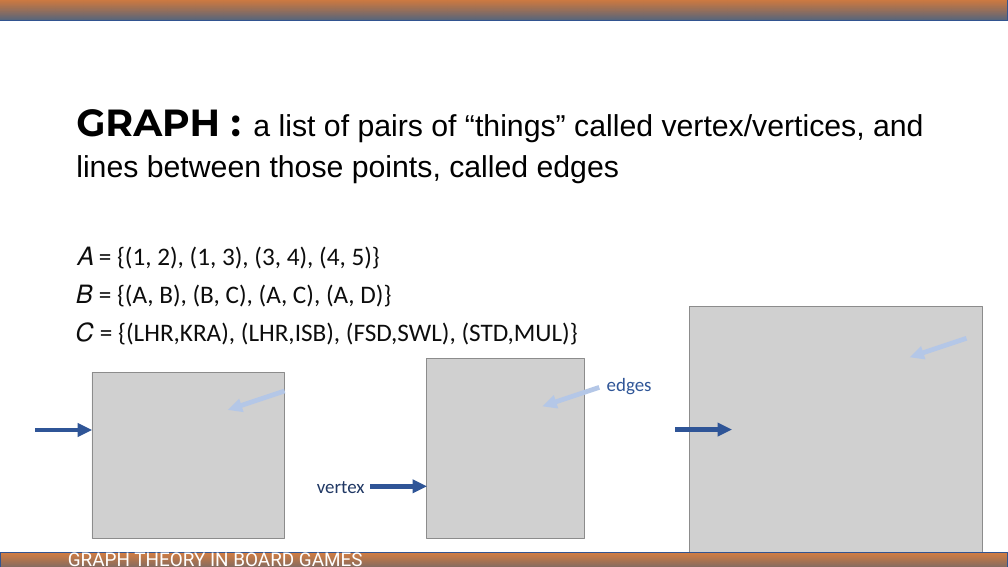
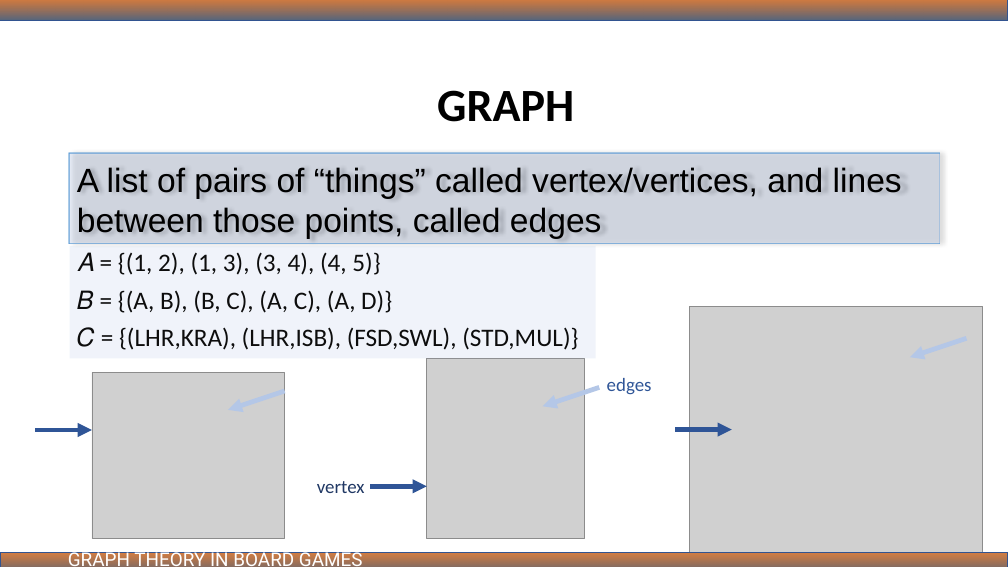
Before and after one commit to ibmbt/group5_graphtheory, a slide deck: slide 3 of group5_graphtheory.pptx. Drawn at 1008x567 pixels with LibreOffice and Linux fonts; fonts in the diff are those of the drawing; grey boxes stand for pictures. Boxes give left, top, right and bottom in pixels: in the first picture for what was removed or moved away, otherwise in the second. Text is boxed around its words. In the diff, an @@ line names an element or a change of style, - is before the commit and + after.

Commit message:
Update group5_graphtheory.pptx
Edited and added slides

```diff
--- a/group5_graphtheory.pptx
+++ b/group5_graphtheory.pptx
@@ text added at (437,90,574,122), 44 pt, text #000000, bold @@
+GRAPH
@@ title "A list of pairs of ...": place and size @@
-title "A list of pairs of ..." at (76,109,923,183)
+title "A list of pairs of ..." at (70,154,939,243)
@@ title "A list of pairs of ..." at (70,154,939,243): fill none to #B4C7E7 at 31% opacity; outline none to #5B9BD5 1 pt; shadow on @@
@@ title at (77,167,902,239): text changed; size 28.8 to 32 pt @@
-GRAPH : a list of pairs of “things” called vertex/vertices, and lines between those points, called edges
+A list of pairs of “things” called vertex/vertices, and lines between those points, called edges
@@ text "𝐴 = {(1, 2), (1, ...": place and size @@
-text "𝐴 = {(1, 2), (1, ..." at (76,246,578,345)
+text "𝐴 = {(1, 2), (1, ..." at (70,246,596,358)
@@ text "𝐴 = {(1, 2), (1, ..." at (70,246,596,358): fill none to #B4C7E7 at 20% opacity @@
```
Also in this commit, not shown: 5 other slides changed, 1 slide added.
